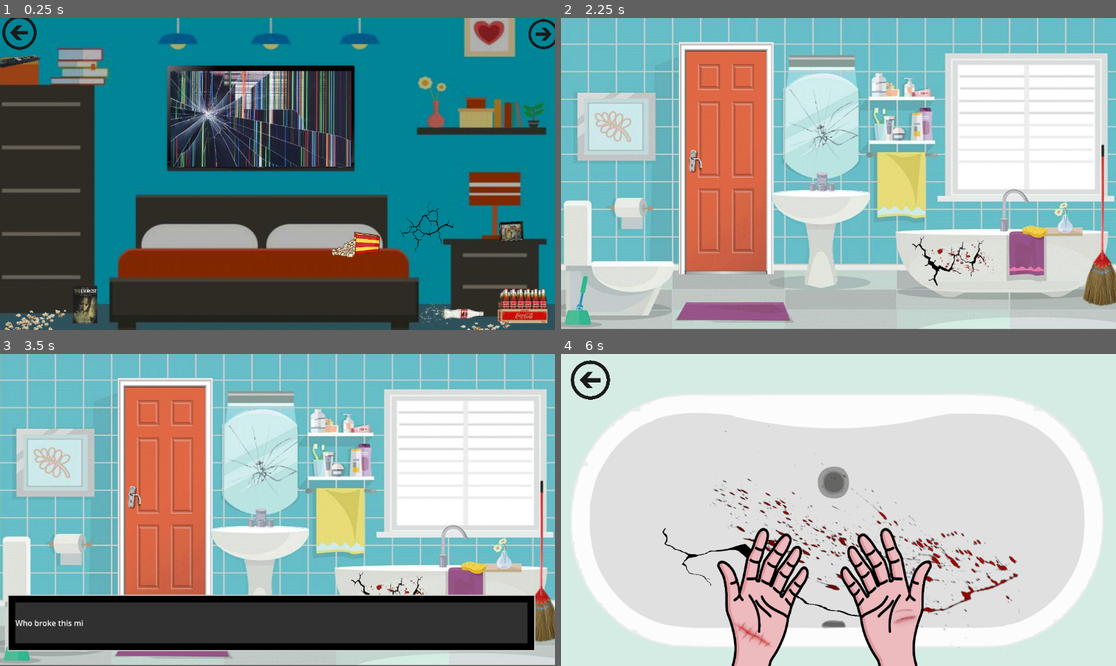
Above: before the commit, frames 1-4 (two rows, left to right).
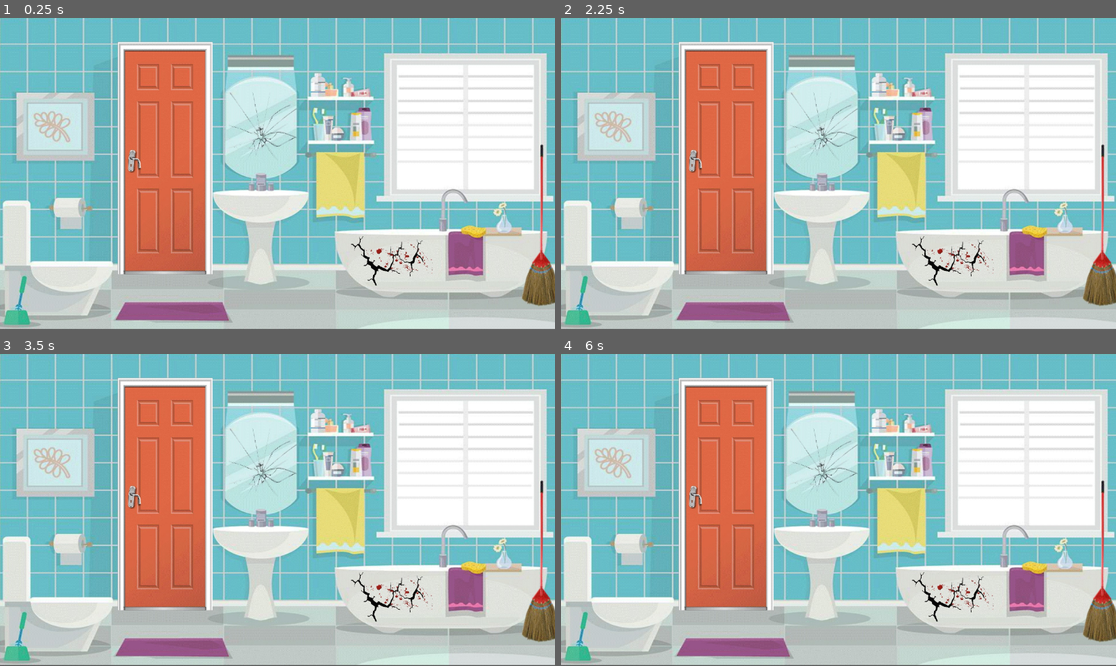
Above: after the commit, the same moments.

Repository: allenyxu2004/CabinConundrum
Game: Godot game, scene res://bathroom.tscn
Two runs of this game, one before a commit and one after it. Both use one fixed random seed, a clock stepped at 60 frames per second and the inputs below. Video files are missing from this copy of the repository; at most half a second of black plays in their place.
Inputs (mouse positions are in pixels of both pictures, inside the frame that each line leads up to):
- Up to frame 1 (0.25 s): no input
- Up to frame 2 (2.25 s): tap Enter at 0.5, 2 s; move the mouse to (838, 174) at 0.52 s; click (838, 174) at 0.67 s; tap Space at 1.25 s; move the mouse to (622, 295) at 1.27 s; click (622, 295) at 1.42 s; move the mouse to (583, 33) at 2.02 s; click (583, 33) at 2.17 s
- Up to frame 3 (3.5 s): tap Space at 2.75 s; move the mouse to (260, 460) at 2.77 s; click (260, 460) at 2.92 s
- Up to frame 4 (6 s): move the mouse to (943, 597) at 3.52 s; click (943, 597) at 3.67 s; tap Enter at 4.25 s; move the mouse to (882, 544) at 4.27 s; click (882, 544) at 4.42 s; click (882, 544) at 5.17 s; move the mouse to (838, 510) at 5.77 s; click (838, 510) at 5.92 s

The runs differ from the first frame. In frame 1, 100% of the frame differs, in the area x 0-100%, y 0-100%; in frame 2, 0.9%; in frame 3, 18%; in frame 4, 81%.

Commit message:
Finished living room scene, should be playable now. TODO: Add flashlight feature, memory puzzle, and more satisfying conclusion

Diff:
--- a/Cabin Conundrum/Bathroom.gd
+++ b/Cabin Conundrum/Bathroom.gd
@@ -11,17 +11,17 @@
 var bedroom = false
 # Called when the node enters the scene tree for the first time.
 func _ready():
-	$Camera2D.position.x = 2000
-	$Camera2D.position.y = 0
+	$Camera2D.position.x = -90
+	$Camera2D.position.y = -70
 	$CanvasLayer.visible = false
 	$MirrorCrack.visible = false
 	$BackArrow.visible = false
-#	toggle_visiblity_off()
-#	$VideoStreamPlayer.play()
-#	await get_tree().create_timer(9.0).timeout
-#	$TextBox.add_text("What the heck just happened? Where am I? I have to get out.")
-#	await get_tree().create_timer(4.0).timeout
-#	$TextBox.hide_textbox()
+	toggle_visiblity_off()
+	$VideoStreamPlayer.play()
+	await get_tree().create_timer(9.0).timeout
+	$TextBox.add_text("What the heck just happened? Where am I? I have to get out.")
+	await get_tree().create_timer(4.0).timeout
+	$TextBox.hide_textbox()
 	$VideoStreamPlayer.visible = false
 	$Mirror.visible = true
 	$OpenMirror.visible = false
@@ -217,9 +217,11 @@
 	$CanvasLayer.visible = true
 	$CanvasLayer2.visible = true
 	$CanvasLayer/AnimationPlayer.play("new_animation")
+	await get_tree().create_timer(1.5).timeout
 	$TextBox.add_text(text)
-	await get_tree().create_timer(3.0).timeout
+	await get_tree().create_timer(1.5).timeout
 	$CanvasLayer2/AnimationPlayer.play("new_animation2")
+	await get_tree().create_timer(1.5).timeout
 	$TextBox.hide_textbox()
 	$CanvasLayer.visible = false
 	$CanvasLayer2.visible = false
@@ -321,3 +323,95 @@
 		$FamilyFlashback.play()
 		await get_tree().create_timer(13.5)
 		$FamilyFlashback.visible = false
+
+# ==================================================
+# ==================================================
+# LIVING ROOM SECTION
+# ==================================================
+# ==================================================
+
+var charger = false
+var phone = false
+var dishes = false
+var shoes = false
+var phoneCutscene = false
+
+func book_interact(viewport, event, shape_idx):
+	if event is InputEventMouseButton and event.button_index == MOUSE_BUTTON_LEFT:
+		display_text("A book my mom was reading yesterday.", 1.5)
+
+func shoe_rack_interact(viewport, event, shape_idx):
+	if event is InputEventMouseButton and event.button_index == MOUSE_BUTTON_LEFT:
+		if shoes == false:
+			display_text("There aren't any shoes on the shoe rack. I wonder what happened...", 2.0)
+			await get_tree().create_timer(2.0).timeout
+			black_scene("I recall hearing footsteps at some point...")
+			await get_tree().create_timer(4.5).timeout
+			$LivingRoom/Shoes.visible = true
+			$LivingRoom/Shoes.play()
+			await get_tree().create_timer(7.0).timeout
+			$LivingRoom/Shoes.visible = false
+			display_text("They must have left in a hurry.", 2.0)
+			shoes = true
+		else:
+			display_text("They must have left in a hurry.", 2.0)
+
+func dishes_interact(viewport, event, shape_idx):
+	if event is InputEventMouseButton and event.button_index == MOUSE_BUTTON_LEFT:
+		if dishes == false:
+			dishes = true
+			display_text("The dishes are a mess.", 1.0)
+			await get_tree().create_timer(1.0).timeout
+			black_scene("I wonder what happened?")
+			await get_tree().create_timer(4.5).timeout
+			$LivingRoom/FamilyDinner.visible = true
+			$LivingRoom/FamilyDinner.play()
+			await get_tree().create_timer(15.0).timeout
+			$LivingRoom/FamilyDinner.visible = false
+			display_text("I remember now. I ran to the living room after that Excorcist scene.", 3.0)
+
+		else:
+			display_text("The dishes are a mess.", 1.5)
+
+func bandaid_interact(viewport, event, shape_idx):
+	if event is InputEventMouseButton and event.button_index == MOUSE_BUTTON_LEFT:
+		if dishes:
+			display_text("My outburst must had gotten someone hurt.", 2.0)
+		else:
+			display_text("Did someone get hurt here?", 1.5)
+
+func phone_interact(viewport, event, shape_idx):
+	if event is InputEventMouseButton and event.button_index == MOUSE_BUTTON_LEFT:
+		if phone and charger:
+			display_text("I can charge the phone with the charger on the lamp.", 2.0)
+			await get_tree().create_timer(2.0).timeout
+		elif phone:
+			display_text("I need to find a charger.", 1.0)
+			await get_tree().create_timer(1.0).timeout
+		elif charger:
+			display_text("The phone is dead, but I remember finding a charger somewhere.", 1.5)
+			await get_tree().create_timer(1.5).timeout
+			phone = true
+		else:
+			display_text("The phone's dead. I need to find a charger.", 1.5)
+			await get_tree().create_timer(1.5).timeout
+			phone = true
+
+func lamp_interact(viewport, event, shape_idx):
+	if event is InputEventMouseButton and event.button_index == MOUSE_BUTTON_LEFT:
+		if phone and !phoneCutscene:
+			display_text("There's a charging cabel here. Now I can charge the phone and check what's in it.", 2.5)
+			await get_tree().create_timer(2.5).timeout
+			charger = true
+			phoneCutscene = true
+			# PLAY CUTSCENE
+			black_scene("Let's check whats on it.")
+			await get_tree().create_timer(4.5).timeout
+			$LivingRoom/PhoneCutscene.visible = true
+			$LivingRoom/PhoneCutscene.play()
+			await get_tree().create_timer(17.0).timeout
+			$LivingRoom/PhoneCutscene.visible = false
+		else:
+			display_text("There's a charging cable attached to this lamp.", 1.5)
+			await get_tree().create_timer(1.5).timeout
+			charger = true
--- a/Cabin Conundrum/bathroom.tscn
+++ b/Cabin Conundrum/bathroom.tscn
@@ -20,6 +20,9 @@
 [ext_resource type="VideoStream" path="res://art/Scenes/Bathroom/2a-Wall Crack.ogv" id="17_pjj7u"]
 [ext_resource type="VideoStream" path="res://art/Scenes/Bathroom/2e-Bedroom Flashback Seeing Family.ogv" id="19_hk3yh"]
 [ext_resource type="Texture2D" uid="uid://cccva8688kvlm" path="res://art/Scenes/Livingroom/3a-Living-Room.png" id="20_0gvrk"]
+[ext_resource type="VideoStream" path="res://art/Scenes/Livingroom/3b-Family Dinner.ogv" id="20_0ljra"]
+[ext_resource type="VideoStream" path="res://art/Scenes/Livingroom/3c-Living Room Shoes Leaving.ogv" id="21_00x6q"]
+[ext_resource type="VideoStream" path="res://art/Scenes/Livingroom/Living Room Message From Mom.ogv" id="22_e1cs8"]
 
 [sub_resource type="Animation" id="Animation_407rs"]
 length = 0.001
@@ -210,7 +213,6 @@
 polygon = PackedVector2Array(-388.436, -113.46, -420.853, 125.403, -45.4976, 299.431, 630.142, 314.787, 710.332, 115.166, 133.649, -123.697)
 
 [node name="Camera2D" type="Camera2D" parent="."]
-visible = false
 position = Vector2(-90, -70)
 zoom = Vector2(1.03, 1.03)
 
@@ -462,27 +464,66 @@
 [node name="CollisionPolygon2D" type="CollisionPolygon2D" parent="ToBathroom/Area2D"]
 polygon = PackedVector2Array(-1068.52, -1038.84, -949.801, 920.117, -89.0469, 1038.84, 682.668, 1009.16, 1395.02, 356.174, 1216.93, -1038.84)
 
-[node name="Node" type="Node" parent="."]
-
-[node name="Shoerack" type="Area2D" parent="Node"]
-
-[node name="CollisionPolygon2D" type="CollisionPolygon2D" parent="Node/Shoerack"]
+[node name="LivingRoom" type="Node" parent="."]
+
+[node name="Shoerack" type="Area2D" parent="LivingRoom"]
+
+[node name="CollisionPolygon2D" type="CollisionPolygon2D" parent="LivingRoom/Shoerack"]
 polygon = PackedVector2Array(4079, 514, 4314, 511, 4319, 707, 4077, 705)
 
-[node name="Bandaids" type="Area2D" parent="Node"]
-
-[node name="CollisionPolygon2D" type="CollisionPolygon2D" parent="Node/Bandaids"]
+[node name="Bandaids" type="Area2D" parent="LivingRoom"]
+
+[node name="CollisionPolygon2D" type="CollisionPolygon2D" parent="LivingRoom/Bandaids"]
 polygon = PackedVector2Array(4529, 491, 4523, 569, 4603, 569, 4613, 503)
 
-[node name="Dishes" type="Area2D" parent="Node"]
-
-[node name="CollisionPolygon2D" type="CollisionPolygon2D" parent="Node/Dishes"]
+[node name="Dishes" type="Area2D" parent="LivingRoom"]
+
+[node name="CollisionPolygon2D" type="CollisionPolygon2D" parent="LivingRoom/Dishes"]
 polygon = PackedVector2Array(4645, 445, 4595, 600, 4762, 622, 4839, 566, 4798, 449)
 
-[node name="Phone" type="Area2D" parent="Node"]
-
-[node name="CollisionPolygon2D" type="CollisionPolygon2D" parent="Node/Phone"]
+[node name="Phone" type="Area2D" parent="LivingRoom"]
+
+[node name="CollisionPolygon2D" type="CollisionPolygon2D" parent="LivingRoom/Phone"]
 polygon = PackedVector2Array(5010, 617, 5014, 698, 5064, 694, 5065, 615)
+
+[node name="Lamp" type="Area2D" parent="LivingRoom"]
+
+[node name="CollisionPolygon2D" type="CollisionPolygon2D" parent="LivingRoom/Lamp"]
+polygon = PackedVector2Array(5013, 344, 4986, 433, 5032, 456, 5036, 488, 5104, 497, 5105, 451, 5176, 436, 5133, 324)
+
+[node name="Book" type="Area2D" parent="LivingRoom"]
+
+[node name="CollisionPolygon2D" type="CollisionPolygon2D" parent="LivingRoom/Book"]
+polygon = PackedVector2Array(5028, 524, 5026, 550, 5124, 552, 5120, 527)
+
+[node name="FamilyDinner" type="VideoStreamPlayer" parent="LivingRoom"]
+visible = false
+offset_left = 4081.0
+offset_top = 61.0
+offset_right = 6001.0
+offset_bottom = 1149.0
+scale = Vector2(0.6, 0.6)
+stream = ExtResource("20_0ljra")
+volume_db = -11.05
+
+[node name="Shoes" type="VideoStreamPlayer" parent="LivingRoom"]
+visible = false
+offset_left = 4081.0
+offset_top = 76.0
+offset_right = 6001.0
+offset_bottom = 1164.0
+scale = Vector2(0.6, 0.6)
+stream = ExtResource("21_00x6q")
+volume_db = -9.05
+
+[node name="PhoneCutscene" type="VideoStreamPlayer" parent="LivingRoom"]
+visible = false
+offset_left = 4081.0
+offset_top = 68.0
+offset_right = 6001.0
+offset_bottom = 1156.0
+scale = Vector2(0.6, 0.6)
+stream = ExtResource("22_e1cs8")
 
 [node name="3a-living-room" type="Sprite2D" parent="."]
 position = Vector2(4000, 0)
@@ -514,3 +555,9 @@
 [connection signal="input_event" from="Drawers" to="." method="drawers_interact"]
 [connection signal="input_event" from="ToLivingRoom/Area2D" to="." method="to_livingroom"]
 [connection signal="input_event" from="ToBathroom/Area2D" to="." method="to_bathroom"]
+[connection signal="input_event" from="LivingRoom/Shoerack" to="." method="shoe_rack_interact"]
+[connection signal="input_event" from="LivingRoom/Bandaids" to="." method="bandaid_interact"]
+[connection signal="input_event" from="LivingRoom/Dishes" to="." method="dishes_interact"]
+[connection signal="input_event" from="LivingRoom/Phone" to="." method="phone_interact"]
+[connection signal="input_event" from="LivingRoom/Lamp" to="." method="lamp_interact"]
+[connection signal="input_event" from="LivingRoom/Book" to="." method="book_interact"]
Not shown: 1 places in Cabin Conundrum/bathroom.tscn that only renumber resources
Not shown, added: Cabin Conundrum/art/Scenes/Livingroom/3b-Family Dinner.ogv
Not shown, added: Cabin Conundrum/art/Scenes/Livingroom/3c-Living Room Shoes Leaving.ogv
Not shown, added: Cabin Conundrum/art/Scenes/Livingroom/Living Room Message From Mom.ogv
